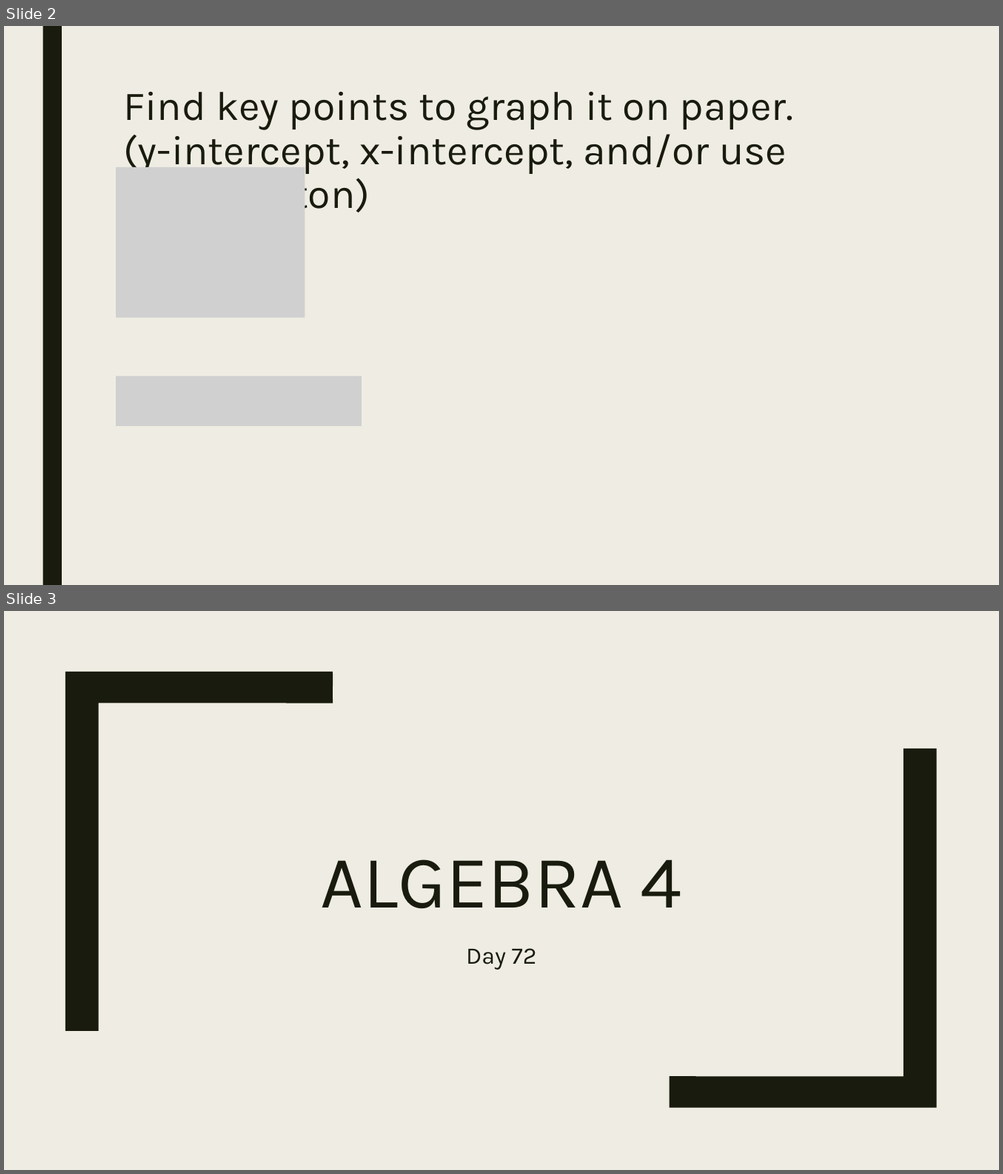
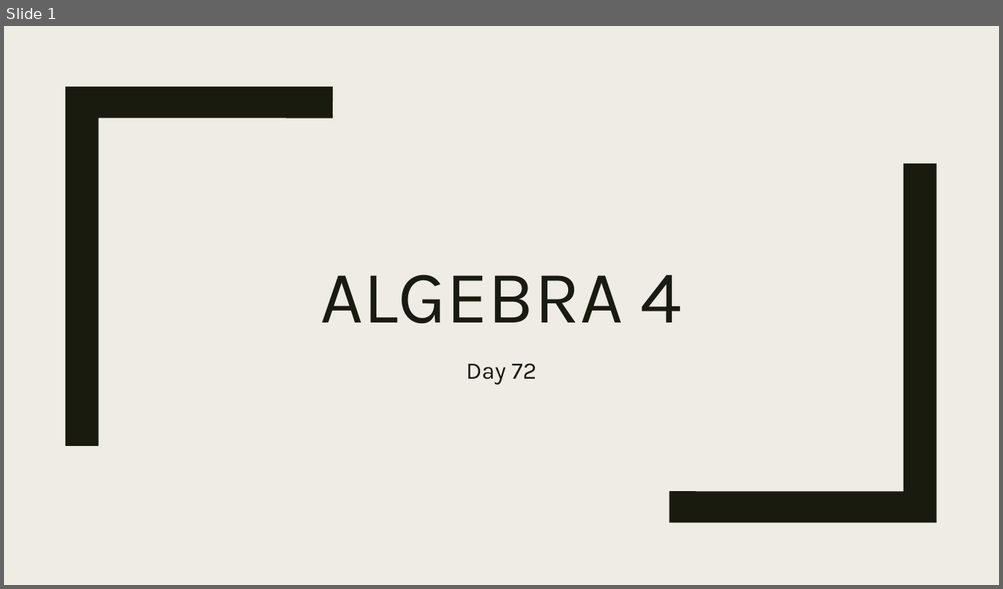
Before and after one commit to codecuddy/algebra_3-4, a slide deck: _PowerPoints/2nd Semester/Unit 9 Logarithms/Algebra_4_Day_072 7.1 Models and 7.2 Properties of exponential functions.pptx. Shown one above the other, each under a label of ours: slides 2 and 3 before the commit, slide 1 after it. The pictures are 1003x1174 and 1003x589 pixels, drawn with LibreOffice and Linux fonts; fonts in the diff are those of the drawing; grey boxes stand for pictures. Boxes give left, top, right and bottom in pixels: in the first picture for what was removed or moved away, otherwise in the second. Text is boxed around its words. In the diff, an @@ line names an element or a change of style, - is before the commit and + after.

```diff
--- a/_PowerPoints/2nd Semester/Unit 9 Logarithms/Algebra_4_Day_072 7.1 Models and 7.2 Properties of exponential functions.pptx
+++ b/_PowerPoints/2nd Semester/Unit 9 Logarithms/Algebra_4_Day_072 7.1 Models and 7.2 Properties of exponential functions.pptx
@@ slide 2 removed at (4, 26, 999, 585), background #EFEDE3 @@
@@ rectangle removed at (42, 26, 62, 585) @@
@@ title removed at (123, 92, 794, 219) @@
-Find key points to graph it on paper.
-(y-intercept, x-intercept, and/or use trace button)
@@ picture removed at (116, 167, 304, 318) @@
@@ picture removed at (116, 377, 361, 426) @@
@@ what was slide 3 is now slide 1 @@
```
Also in this commit, not shown: 3 slides changed, 1 slide added, 8 other files.
